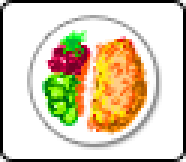
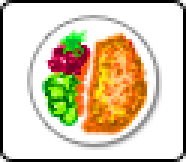
Before/after of a 186px x 162px layered artwork. What changed in the layer stack:
painted on "Слой 1" over <box>78,30,138,135</box>
